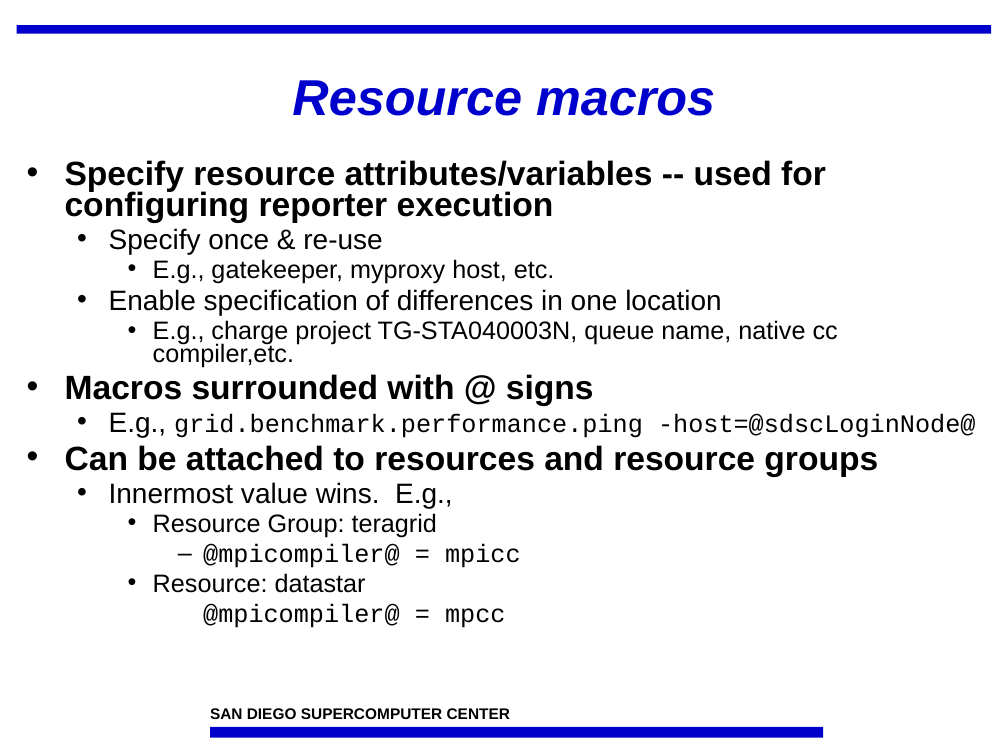
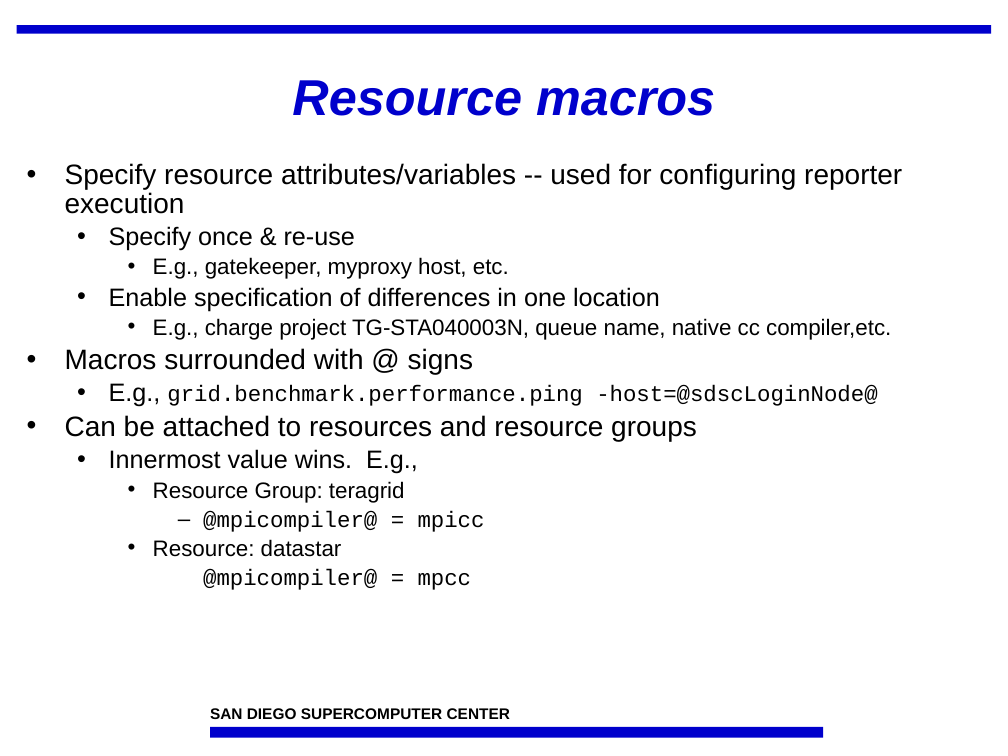
Before and after one commit to IncaProject/inca-xsede, a slide deck: slide 8 of talks/feb-06-workshop/control.ppt. Drawn at 1008x756 pixels with LibreOffice and Linux fonts; fonts in the diff are those of the drawing; background and template pictures are left out. Boxes give left, top, right and bottom in pixels: in the first picture for what was removed or moved away, otherwise in the second. Text is boxed around its words. In the diff, an @@ line names an element or a change of style, - is before the commit and + after.

```diff
--- a/talks/feb-06-workshop/control.ppt
+++ b/talks/feb-06-workshop/control.ppt
@@ text "Specify resource attributes/variables -- used ..." at [65,163,902,590]: size 24 to 20 pt, bold off in "Specify resource attributes/variables -- used for configurin ...", "Macros surrounded with @ signs", "Can be attached to resources and resource ..."; size 20 to 18 pt in "Specify once & re-use", "Enable specification of differences in one location", "E.g.,", "Innermost value wins. E.g.,"; size 18 to 16 pt in "E.g., gatekeeper, myproxy host, etc.", "E.g., charge project TG-STA040003N, queue name, native ...", "grid.benchmark.performance.ping -host=@sdscLoginNode@", "Resource Group: teragrid" and 3 more places; line spacing 0.75 to 0.85; less space between paragraphs; line spacing 0.8 to 0.9 @@
```
Also in this commit, not shown: 19 other slides changed, 1 slide added, 1 slide removed.
